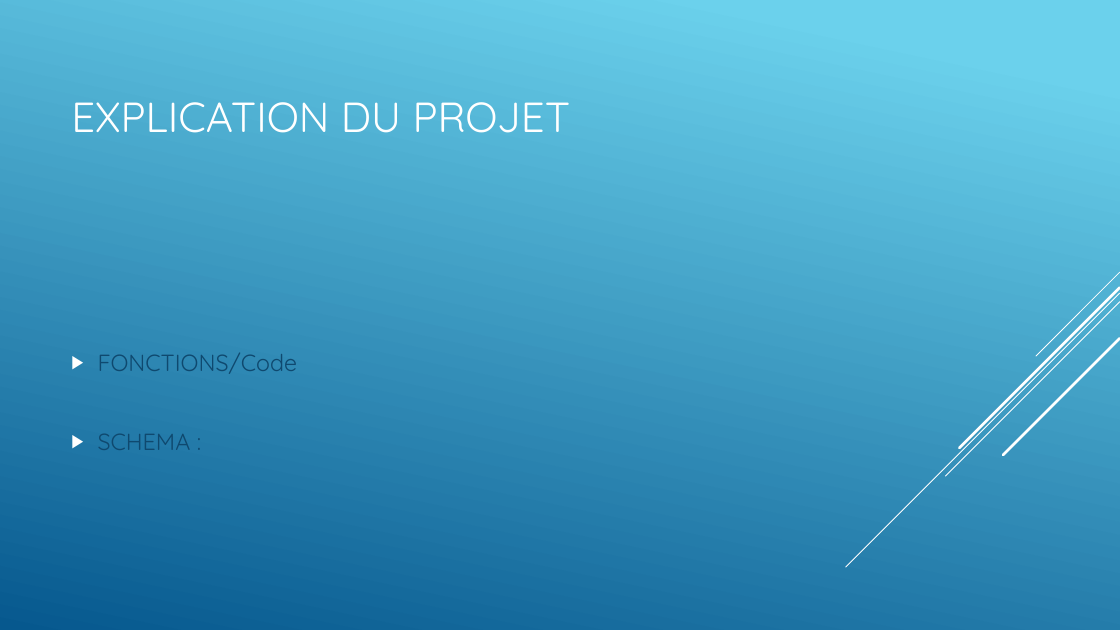
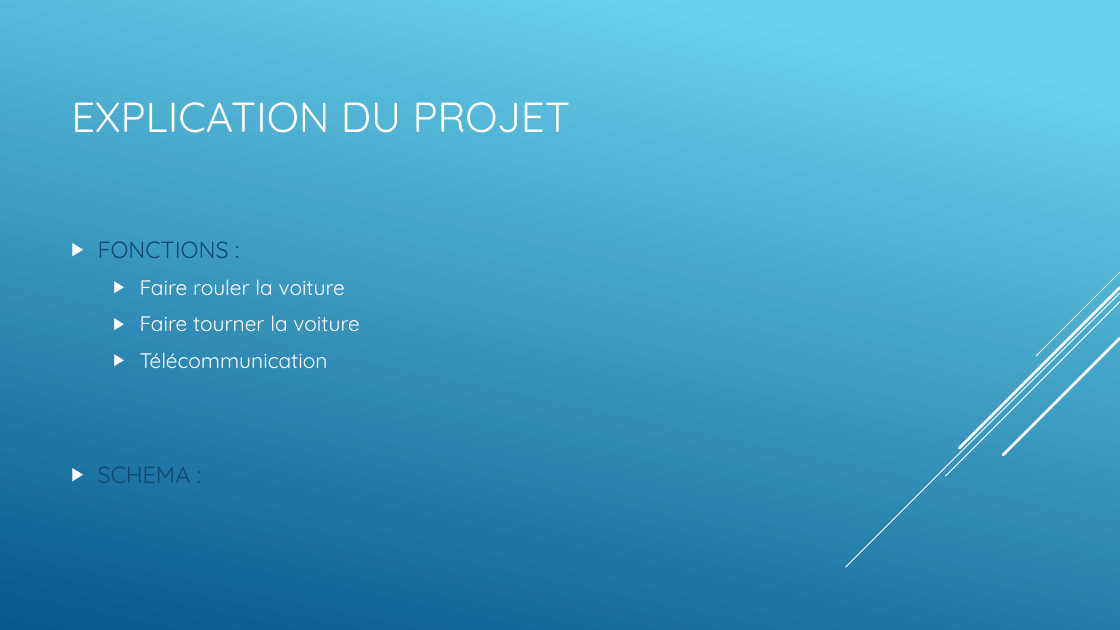
Before and after one commit to alexKrsn1234/Cimino-Krausener-PEIP2-ARDUINO-PROJECT-, a slide deck: slide 4 of PROJET ARDUINO oral.pptx. Drawn at 1120x630 pixels with LibreOffice and Linux fonts; fonts in the diff are those of the drawing. Boxes give left, top, right and bottom in pixels: in the first picture for what was removed or moved away, otherwise in the second. Text is boxed around its words. In the diff, an @@ line names an element or a change of style, - is before the commit and + after.

```diff
--- a/PROJET ARDUINO oral.pptx
+++ b/PROJET ARDUINO oral.pptx
@@ text "FONCTIONS :" moved from (x1=98, y1=353, x2=298, y2=450) to (x1=98, y1=241, x2=359, y2=483) @@
@@ text at (x1=98, y1=241, x2=359, y2=368): text changed; size 20 to 18 pt; text colour #0F496F to #FFFFFF @@
-▶ FONCTIONS/Code
+▶ FONCTIONS :
+  ▶ Faire rouler la voiture
+  ▶ Faire tourner la voiture
+  ▶ Télécommunication
```
Also in this commit, not shown: 2 other slides changed, 1 other file.
